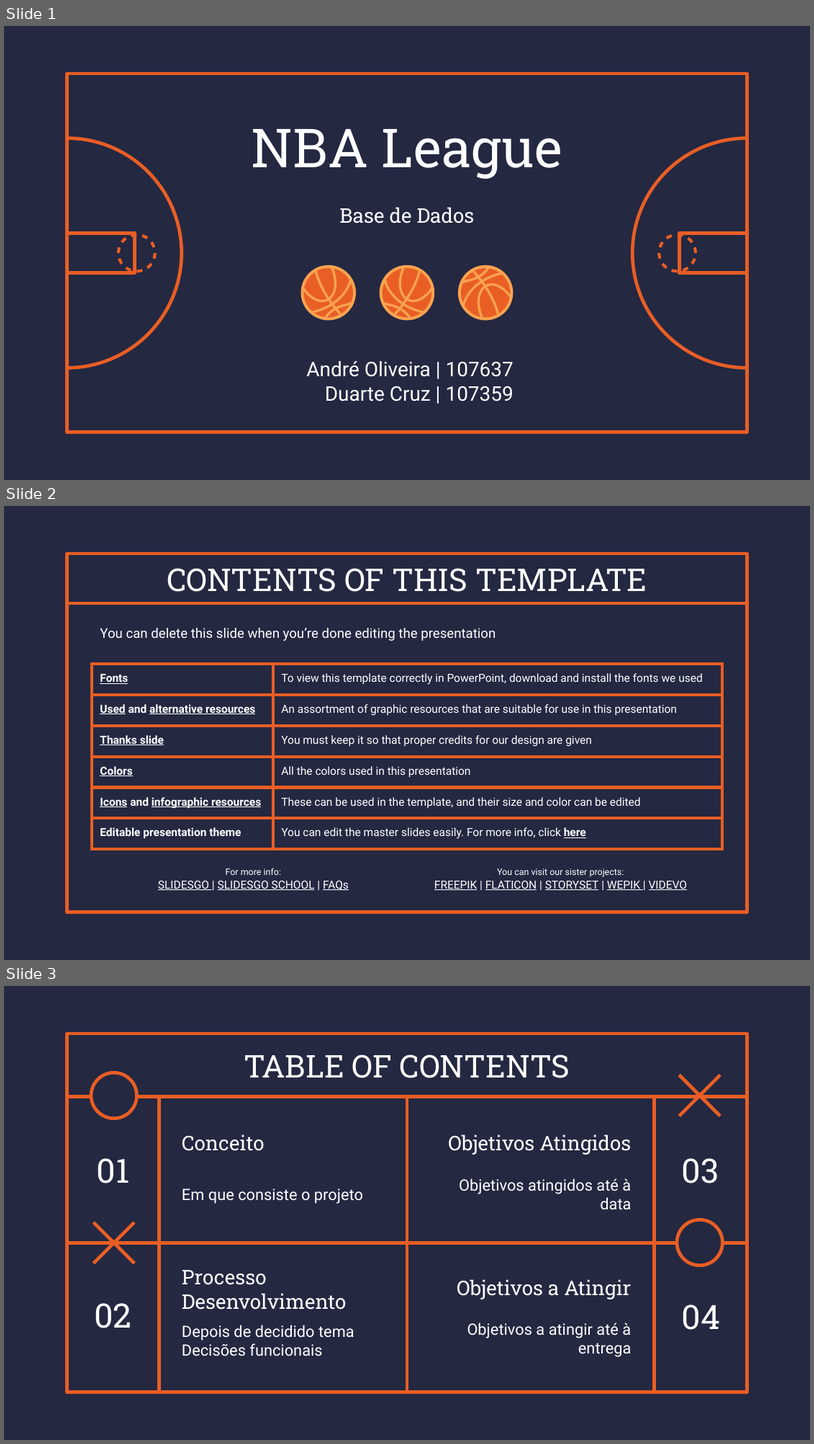
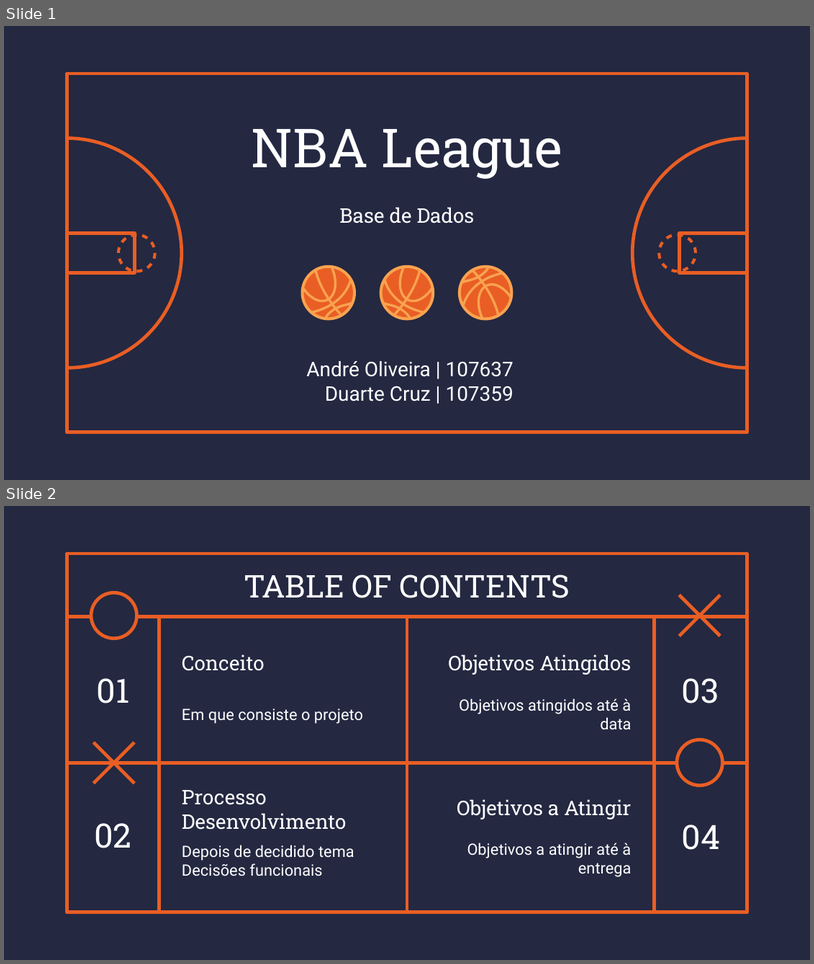
Before and after one commit to andreaoliveira9/Projeto-BD, a slide deck: Apresentação.pptx. Shown one above the other, each under a label of ours: slides 1, 2 and 3 before the commit, slides 1 and 2 after it. The pictures are 814x1444 and 814x964 pixels, drawn with LibreOffice and Linux fonts; fonts in the diff are those of the drawing. Boxes give left, top, right and bottom in pixels: in the first picture for what was removed or moved away, otherwise in the second. Text is boxed around its words. In the diff, an @@ line names an element or a change of style, - is before the commit and + after.

```diff
--- a/Apresentação.pptx
+++ b/Apresentação.pptx
@@ slide 2 removed at (4, 506, 810, 960), background #242841; not listed: 1 template element that a slide beside it also shows @@
@@ title removed at (167, 568, 647, 592) @@
-CONTENTS OF THIS TEMPLATE
@@ line removed from (69, 604) to (746, 604) @@
@@ text removed at (100, 628, 496, 641) @@
-You can delete this slide when you’re done editing the presentation
@@ table removed at (92, 663, 723, 849), 6 rows, 2 columns @@
-Fonts | To view this template correctly in PowerPoint, download and install the fonts we used
-Used and alternative resources | An assortment of graphic resources that are suitable for use in this presentation
-Thanks slide | You must keep it so that proper credits for our design are given
-Colors | All the colors used in this presentation
-Icons and infographic resources | These can be used in the template, and their size and color can be edited
-Editable presentation theme | You can edit the master slides easily. For more info, click here
@@ text removed at (158, 867, 349, 890) @@
-For more info:
-SLIDESGO | SLIDESGO SCHOOL | FAQs
@@ text removed at (435, 868, 688, 890) @@
-You can visit our sister projects:
-FREEPIK | FLATICON | STORYSET | WEPIK | VIDEVO
@@ what was slide 3 is now slide 2 @@
```
Also in this commit, not shown: 11 other files.
